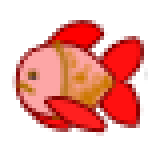
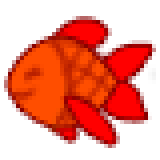
Layer changes from the first 160 × 160 image to the second:
painted on "Фигура 4" over [44, 96, 116, 144]
removed layer "Слой 6" from group "anchivies" over [60, 40, 116, 116]
"Слой 5": opacity 100% → 60%, painted on it over [12, 32, 156, 132]
painted on "Фигура 1" over [8, 36, 116, 128]
painted on "Фигура 3" over [44, 20, 108, 56]
painted on "Фигура 4 (копия)" over [24, 96, 76, 140]
painted on "Фигура 2" over [96, 40, 152, 124]
